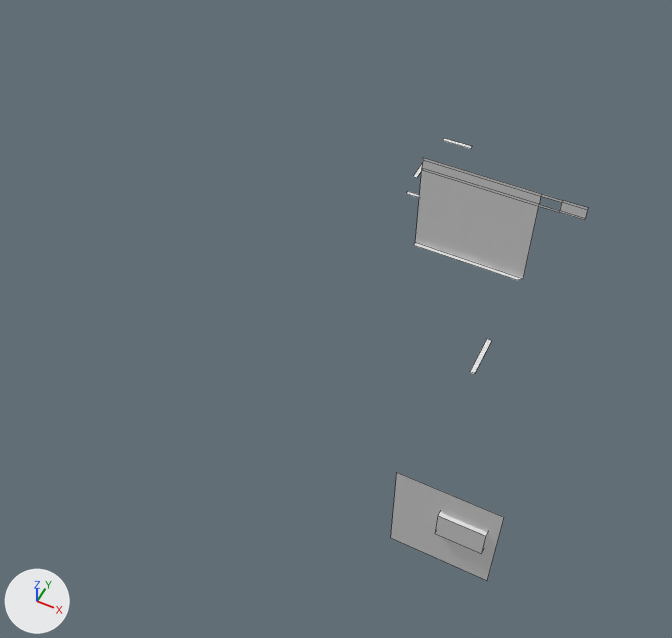
The Blender file doc/plan.blend as it was, and as the next commit left it.
The view is the same before and after, from a 50 mm lens placed at (7.77, -21.07, 13.96), pointed at (2.18, -9.89, -0.02). The axes (+X, +Y, +Z) are drawn at lower left. The lights are the same throughout. Mesh edges are drawn as thin lines.

Names of what the first picture shows: 'corredor_p1', 'electrical wires', 'palno', 'sala_estar_p1'.
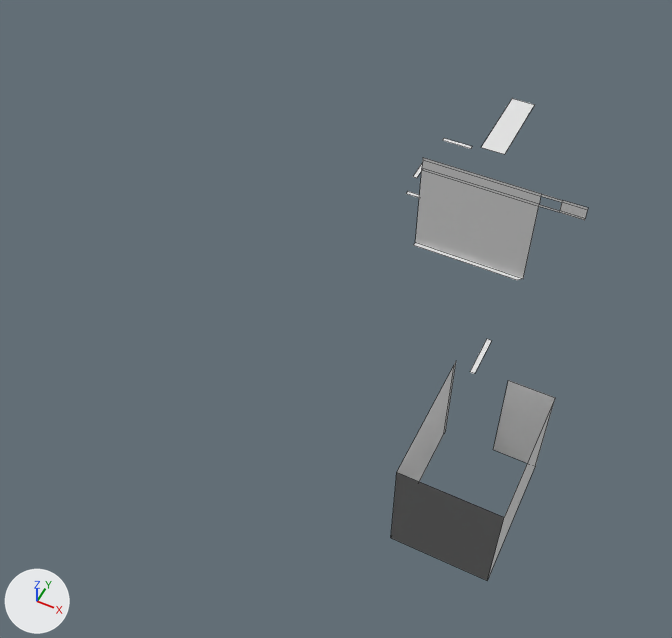
The edits, one by one:
me_plane has 81 vertices, 5 faces, 71 loose edges and spans x -0.1..6.9, y -16.6..1.0, z 0.0.
me_plane is used by ob_palno; location (0.0, 0.0, 0.0).
Verts and faces of me_plane; kept vertices keep their numbers, new ones are numbered from 81.
Part 1, on me_plane:
New vertex 81 is at (2.8, -1.2, 0.0), pixel (512, 98).
New vertex 82 is at (3.4, -1.2, 0.0), pixel (534, 104).
New vertex 83 is at (2.8, -3.4, 0.0), pixel (480, 147).
New vertex 84 is at (3.4, -3.4, 0.0), pixel (504, 154).
New faces: (81, 83, 84, 82).
Object 'electrical wires' (ob_electrical_wires) is now hidden.
Object 'corredor' (ob_corredor) is now shown.

Location of each change, (x1, y1, x2, y2) in pixels of the pictures (672 x 638 px):
'corredor', shown
    after: (391, 362, 555, 580)
'palno', reshaped
    before: (406, 138, 523, 374)
    after: (406, 98, 534, 374)
'electrical wires', hidden
    before: (435, 512, 488, 554)
part 1 of me_plane, added
    after: (481, 98, 534, 154)
'corredor_p1', unchanged, covered by the edit
    before: (391, 473, 504, 580)
